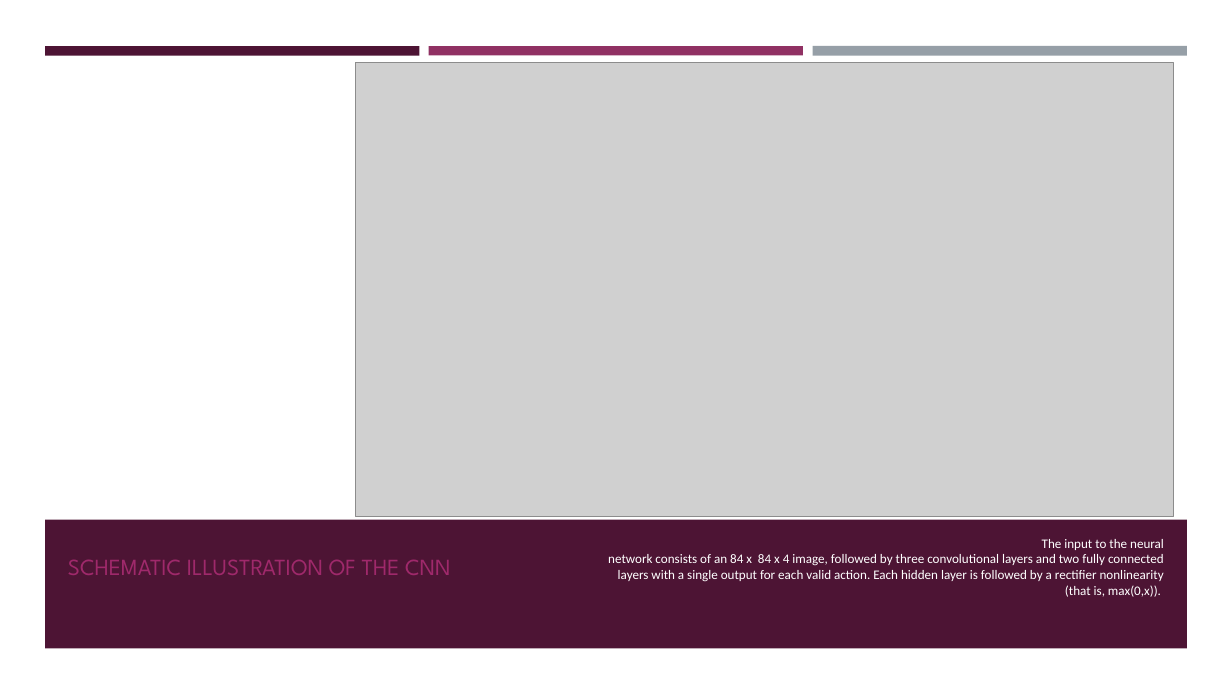
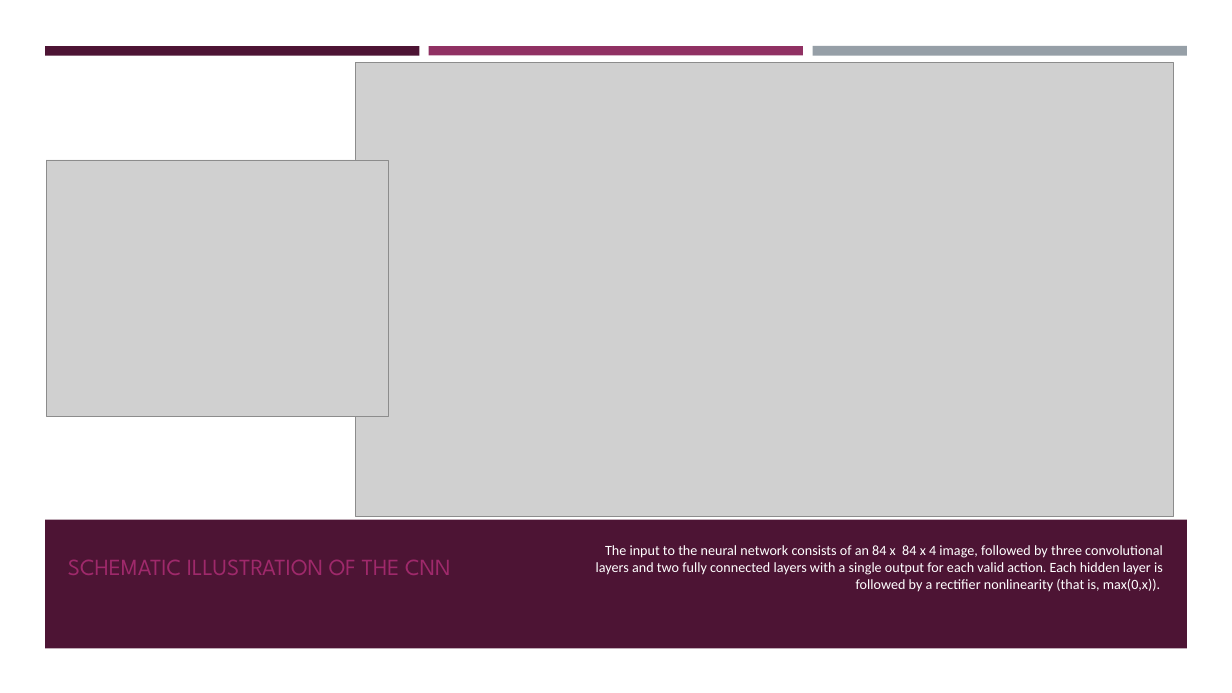
Before and after one commit to Boty22/Global-AI-Bootcamp-DRL, a slide deck: slide 13 of From RL to DRL.pptx (slide 14 before the commit). Drawn at 1232x693 pixels with LibreOffice and Linux fonts; fonts in the diff are those of the drawing; grey boxes stand for pictures. Boxes give left, top, right and bottom in pixels: in the first picture for what was removed or moved away, otherwise in the second. Text is boxed around its words. In the diff, an @@ line names an element or a change of style, - is before the commit and + after.

```diff
--- a/From RL to DRL.pptx
+++ b/From RL to DRL.pptx
@@ picture added at bbox=[46, 160, 388, 417] @@
@@ text "The input to the neural ..." at bbox=[596, 545, 1163, 592]: size 10.2 to 11 pt @@
```
Also in this commit, not shown: 6 other slides changed, 1 slide removed.
